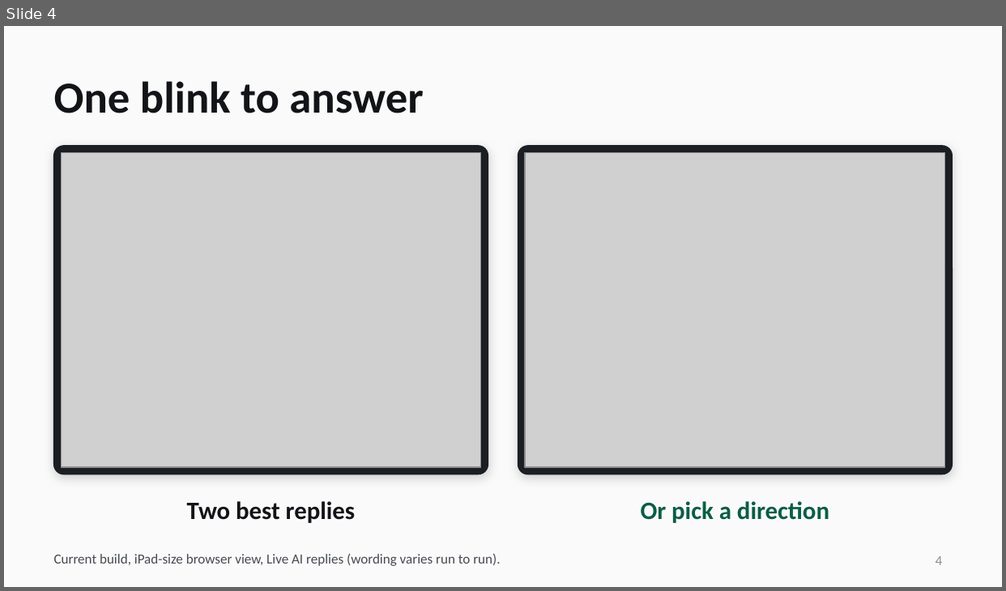
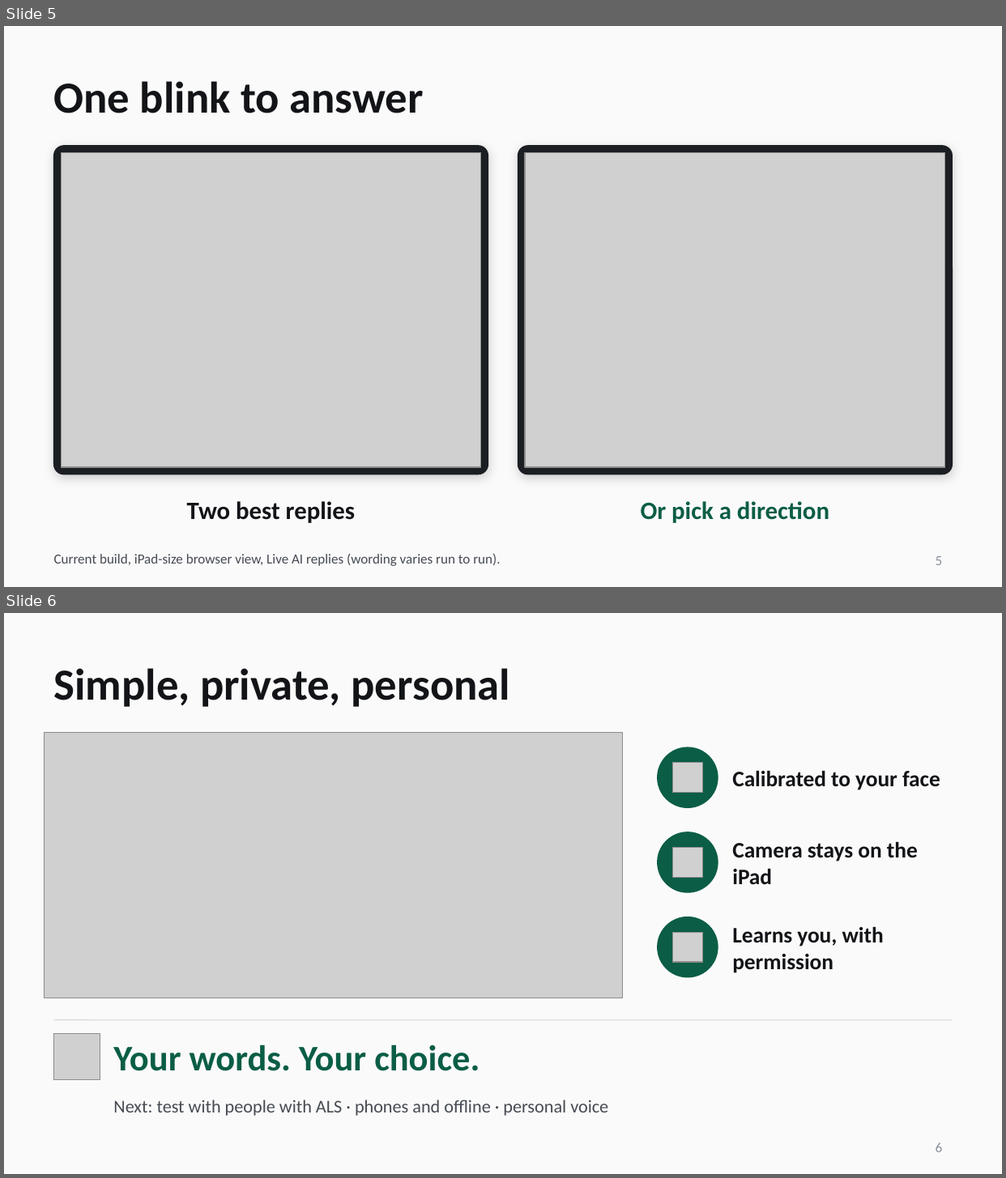
Before and after one commit to LiamHoweth/HACKATHON, a slide deck: docs/deck/final/Still_Here_6.pptx. Shown one above the other, each under a label of ours: slide 4 before the commit, slides 5 and 6 after it. The pictures are 1006x591 and 1006x1178 pixels, drawn with LibreOffice and Linux fonts; fonts in the diff are those of the drawing; grey boxes stand for pictures; background and template pictures are left out. Boxes give left, top, right and bottom in pixels: in the first picture for what was removed or moved away, otherwise in the second. Text is boxed around its words. In the diff, an @@ line names an element or a change of style, - is before the commit and + after.

```diff
--- a/docs/deck/final/Still_Here_6.pptx
+++ b/docs/deck/final/Still_Here_6.pptx
@@ slide 6 added at (x1=4, y1=613, x2=1002, y2=1174), background #FAFAFA @@
@@ title added at (x1=54, y1=668, x2=510, y2=707), 32 pt, text #121417, bold @@
+Simple, private, personal
@@ picture added at (x1=44, y1=733, x2=623, y2=999) @@
@@ ellipse added at (x1=658, y1=747, x2=718, y2=807), fill #0B5D46, outline #0B5D46 1 pt @@
@@ picture added at (x1=672, y1=763, x2=702, y2=793) @@
@@ text added at (x1=732, y1=770, x2=940, y2=790), 16 pt, text #121417, bold @@
+Calibrated to your face
@@ ellipse added at (x1=658, y1=833, x2=718, y2=892), fill #0B5D46, outline #0B5D46 1 pt @@
@@ picture added at (x1=672, y1=848, x2=702, y2=877) @@
@@ text added at (x1=732, y1=841, x2=918, y2=884), 16 pt, text #121417, bold @@
+Camera stays on the iPad
@@ ellipse added at (x1=658, y1=918, x2=718, y2=977), fill #0B5D46, outline #0B5D46 1 pt @@
@@ text added at (x1=732, y1=926, x2=884, y2=973), 16 pt, text #121417, bold @@
+Learns you, with permission
@@ picture added at (x1=672, y1=932, x2=702, y2=962) @@
@@ line added from (54, 1020) to (952, 1020), #D9DCE0 0.75 pt @@
@@ picture added at (x1=54, y1=1034, x2=100, y2=1080) @@
@@ text added at (x1=113, y1=1045, x2=479, y2=1071), 26 pt, text #0B5D46, bold @@
+Your words. Your choice.
@@ text added at (x1=113, y1=1100, x2=608, y2=1116), 13 pt, text #464B53 @@
+Next: test with people with ALS · phones and offline · personal voice
@@ page number added at (x1=936, y1=1143, x2=943, y2=1152), 10 pt, text #8A9099 @@
+6
@@ what was slide 4 is now slide 5 @@
@@ page number at (x1=936, y1=557, x2=943, y2=565): text changed @@
-4
+5
```
Also in this commit, not shown: 1 slide changed, 1 other slide added, 2 slides removed, 1 other file.
